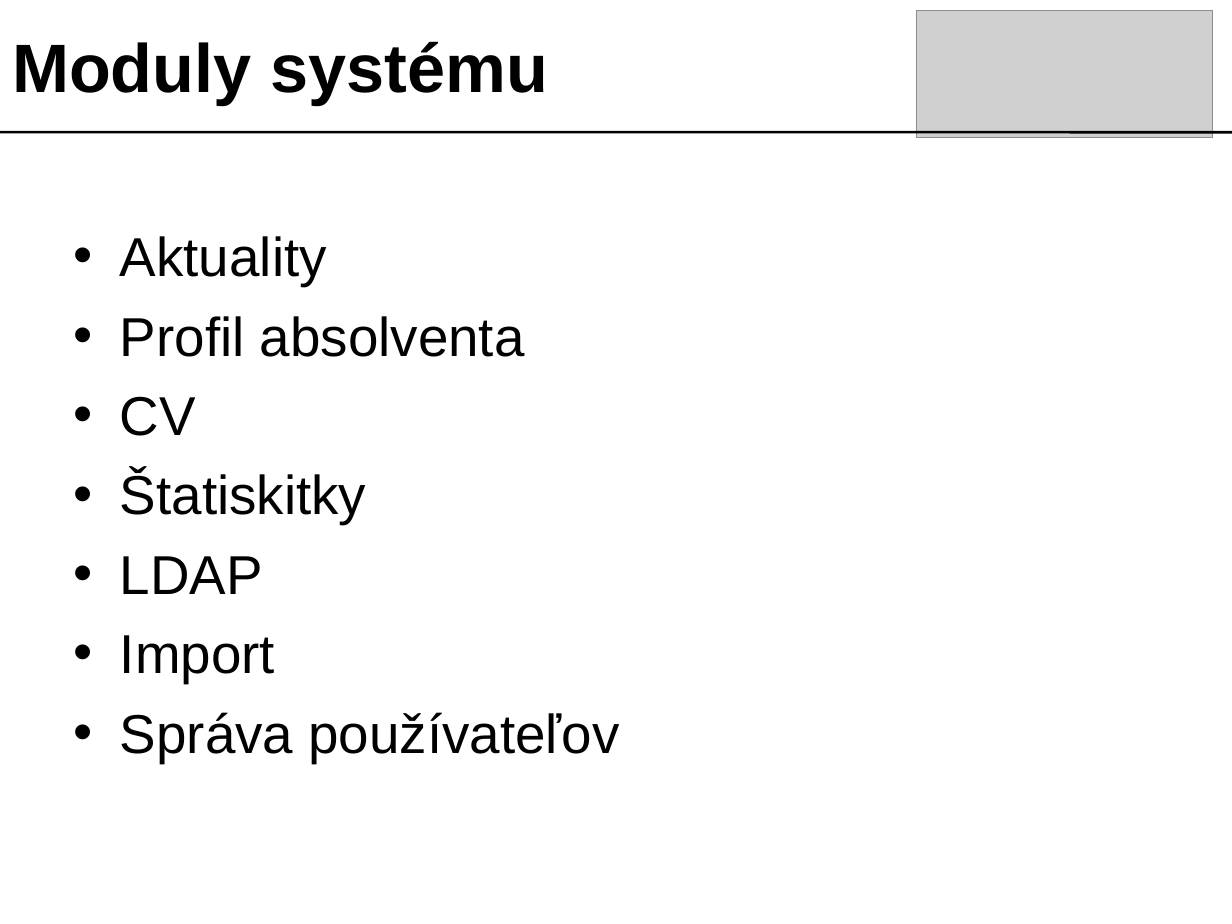
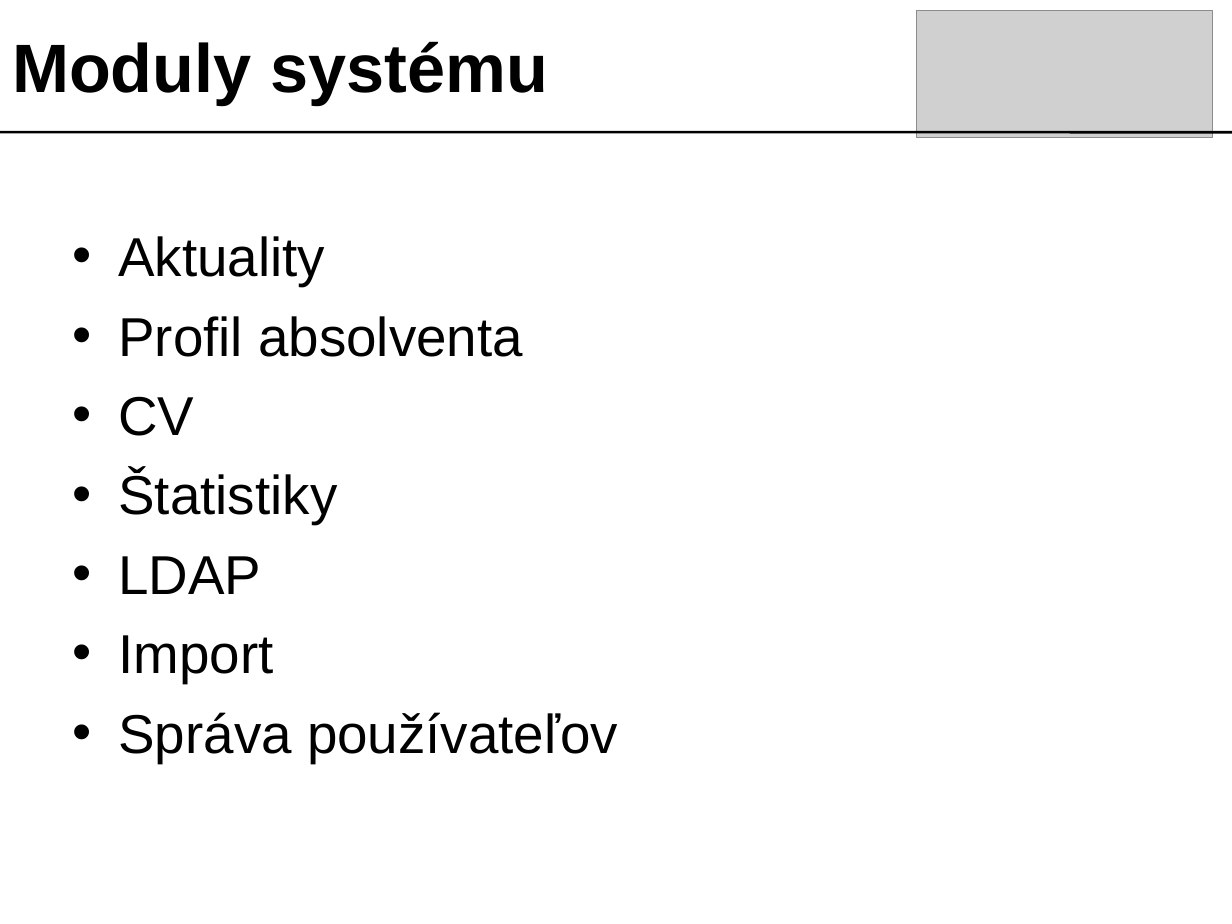
Before and after one commit to googlecode-mirror/timovy2007, a slide deck: slide 6 of doc/prezentacia/tech_presentation.ppt. Drawn at 1232x924 pixels with LibreOffice and Linux fonts; fonts in the diff are those of the drawing; grey boxes stand for pictures. Boxes give left, top, right and bottom in pixels: in the first picture for what was removed or moved away, otherwise in the second. Text is boxed around its words. In the diff, an @@ line names an element or a change of style, - is before the commit and + after.

```diff
--- a/doc/prezentacia/tech_presentation.ppt
+++ b/doc/prezentacia/tech_presentation.ppt
@@ text at (118,471,337,524): text changed @@
-• Štatiskitky
+• Štatistiky
```
Also in this commit, not shown: 2 other slides changed.
